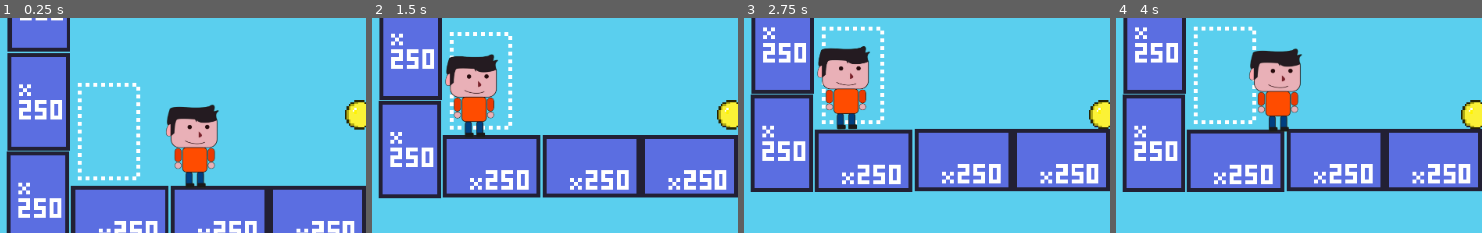
Above: before the commit, frames 1-4 (left to right).
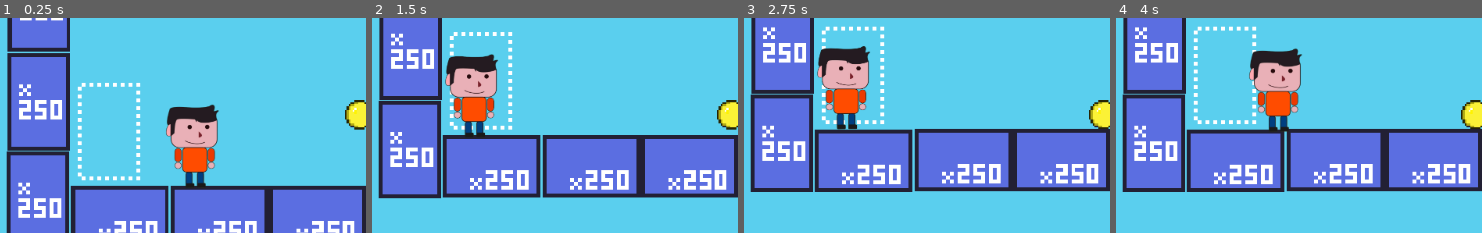
Above: after the commit, the same moments.

Repository: soykhaler/FootballTemplateGodot
Game: Godot game, scene res://scenes/main.tscn
The game is run twice, just before and just after one commit, with the same random seed, the same clock (stepped at 60 frames per second) and the same inputs.
Inputs:
- Up to frame 1 (0.25 s): no input
- Up to frame 2 (1.5 s): hold A (a_button) 0.53-1.28 s; hold Right (ui_right) from 0.53 s (still down); tap Up (ui_up) at 0.77 s; tap D (d_button) at 1.35 s
- Up to frame 3 (2.75 s): tap Up (ui_up) at 1.52 s; release Right (ui_right) at 2.03 s; hold Left (ui_left) from 2.03 s (still down); tap W (w_button) at 2.1 s
- Up to frame 4 (4 s): release Left (ui_left) at 2.78 s; hold Right (ui_right) from 2.78 s (still down); tap A (a_button) at 2.85 s; tap Up (ui_up) at 3.02, 3.77 s; hold D (d_button) from 3.53 s (still down)
The pictures show only the part of the screen within x 0-50%, y 42-92%; the shares and areas given below are measured in that part.

The runs differ from the first frame. In frame 1, 1.7% of the frame differs, in the area x 21-39%, y 30-76%; in frame 2, 1.5%; in frame 3, 1.5%; in frame 4, 1.6%.

Commit message:
Update main.tscn

Diff:
--- a/scenes/main.tscn
+++ b/scenes/main.tscn
@@ -1,13 +1,17 @@
-[gd_scene load_steps=9 format=2]
+[gd_scene load_steps=11 format=2]
 
 [ext_resource path="res://scenes/ball.tscn" type="PackedScene" id=1]
 [ext_resource path="res://scenes/player_1.tscn" type="PackedScene" id=2]
 [ext_resource path="res://scenes/wall.tscn" type="PackedScene" id=3]
 [ext_resource path="res://scenes/floor.tscn" type="PackedScene" id=4]
 [ext_resource path="res://scripts/player_1.gd" type="Script" id=5]
-[ext_resource path="res://scenes/goal_trigger_player_1.tscn" type="PackedScene" id=6]
+[ext_resource path="res://sprites/160x250_sprite_trigger.png" type="Texture" id=6]
 [ext_resource path="res://scenes/goal_trigger_player_2.tscn" type="PackedScene" id=7]
 [ext_resource path="res://scenes/player_2.tscn" type="PackedScene" id=8]
+[ext_resource path="res://scripts/goal_trigger_player_1.gd" type="Script" id=9]
+
+[sub_resource type="RectangleShape2D" id=1]
+extents = Vector2( 81, 128.5 )
 
 [node name="Node2D" type="Node2D"]
 position = Vector2( 676, 428 )
@@ -90,8 +94,17 @@
 [node name="StaticBody2D10" parent="." instance=ExtResource( 3 )]
 position = Vector2( 523, -342 )
 
-[node name="Area2D" parent="." instance=ExtResource( 6 )]
+[node name="Area2D" type="Area2D" parent="."]
 position = Vector2( -978, -7 )
+script = ExtResource( 9 )
+
+[node name="CollisionShape2D" type="CollisionShape2D" parent="Area2D"]
+position = Vector2( 0, -0.5 )
+shape = SubResource( 1 )
+
+[node name="Sprite" type="Sprite" parent="Area2D"]
+texture = ExtResource( 6 )
+flip_h = true
 
 [node name="Area2D2" parent="." instance=ExtResource( 7 )]
 position = Vector2( 343, -1 )
@@ -105,3 +118,5 @@
 
 [node name="StaticBody2D6" parent="." instance=ExtResource( 4 )]
 position = Vector2( 66, 211 )
+
+[connection signal="body_entered" from="Area2D" to="Area2D" method="_on_Area2D_body_entered"]
